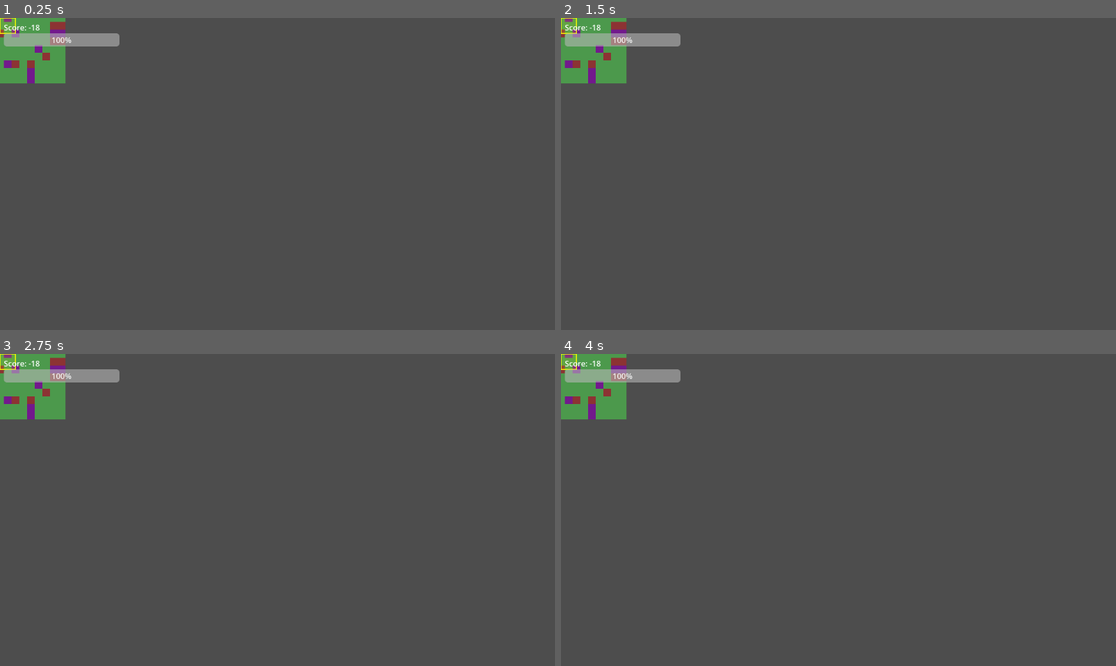
Above: before the commit, frames 1-4 (two rows, left to right).
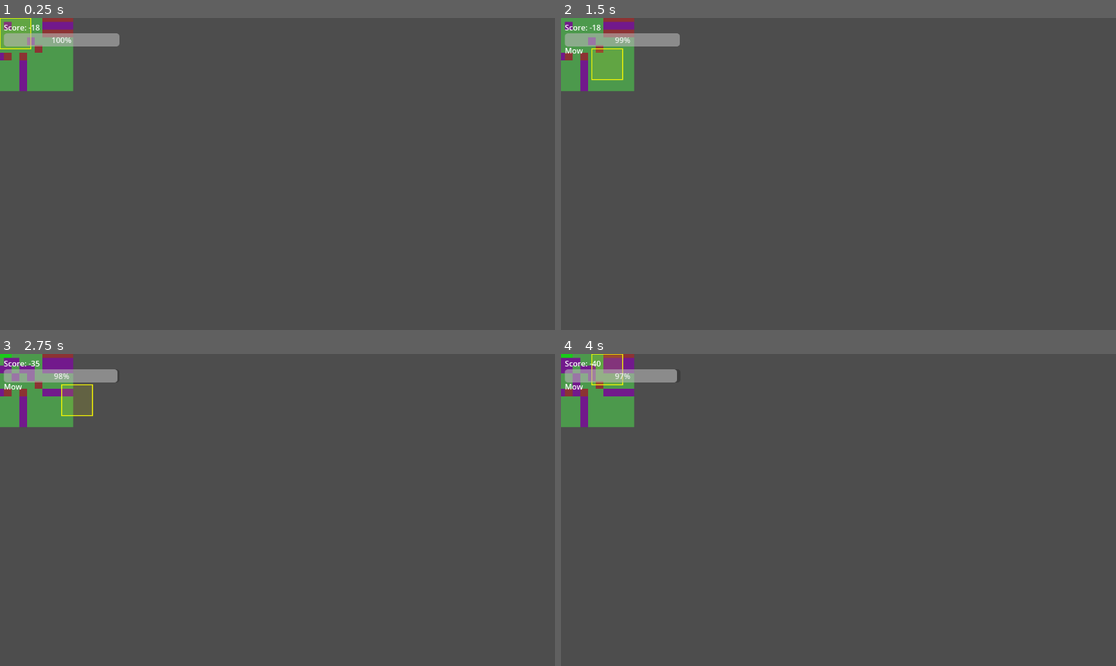
Above: after the commit, the same moments.

Repository: mcelroyian/lawndemonium
Game: Godot game, scene res://scenes/Main.tscn
Same seed, same stepped clock (60 frames per second), same inputs: the game is played once before the commit and once after it.
Inputs:
- Up to frame 1 (0.25 s): no input
- Up to frame 2 (1.5 s): tap Enter at 0.5 s; hold D (move_right, bound only after the commit) 0.53-1.28 s; hold Space (action, bound only after the commit) 0.53-1.28 s; tap Tab (toggle_action, bound only after the commit) at 0.8, 1.35 s; hold S (move_down, bound only after the commit) from 1.28 s (still down)
- Up to frame 3 (2.75 s): tap Space (action, bound only after the commit) at 1.55 s; tap Enter at 2 s; release S (move_down, bound only after the commit) at 2.03 s; hold D (move_right, bound only after the commit) from 2.03 s (still down); hold Space (action, bound only after the commit) from 2.03 s (still down); tap Tab (toggle_action, bound only after the commit) at 2.3 s
- Up to frame 4 (4 s): release D (move_right, bound only after the commit) at 2.78 s; release Space (action, bound only after the commit) at 2.78 s; hold W (move_up, bound only after the commit) 2.78-3.53 s; tap Tab (toggle_action, bound only after the commit) at 2.85, 3.8 s; tap Space (action, bound only after the commit) at 3.05 s; tap Enter at 3.5 s; hold A (move_left, bound only after the commit) from 3.53 s (still down); hold Space (action, bound only after the commit) from 3.53 s (still down)

The runs differ from the first frame. In frame 1, 1.5% of the frame differs, in the area x 0-14%, y 0-24%; in frame 2, 1.6%; in frame 3, 1.8%; in frame 4, 1.9%, in the area x 0-22%, y 0-24%.

Commit message:
Add project documentation and implement input mapping for player actions

Diff:
--- a/scripts/Board.gd
+++ b/scripts/Board.gd
@@ -4,7 +4,7 @@
 signal score_changed(score: int)
 
 const GRID_SIZE: Vector2i = Vector2i(8, 8)
-const TILE: int = 32
+const TILE: int = 64
 
 const BAD := 0
 const OK := 1
--- a/scripts/Main.gd
+++ b/scripts/Main.gd
@@ -11,12 +11,16 @@
 var game_over: bool = false
 
 func _ready() -> void:
+	_ensure_input_map()
 	if player.has_signal("performed_action"):
 		player.connect("performed_action", Callable(self, "_on_player_action"))
 	if board.has_signal("score_changed"):
 		board.connect("score_changed", Callable(self, "_on_score_changed"))
 	if ui.has_signal("restart_pressed"):
 		ui.connect("restart_pressed", Callable(self, "_on_restart"))
+	# Ensure player uses Board's grid/tile sizes
+	if player.has_method("configure"):
+		player.configure(board.GRID_SIZE, board.TILE)
 	reset_game()
 
 func reset_game() -> void:
@@ -73,3 +77,29 @@
 
 func _on_restart() -> void:
 	reset_game()
+
+# --- Input Map helpers ---
+
+func _ensure_input_map() -> void:
+	_ensure_action("move_up", [KEY_W, KEY_UP])
+	_ensure_action("move_down", [KEY_S, KEY_DOWN])
+	_ensure_action("move_left", [KEY_A, KEY_LEFT])
+	_ensure_action("move_right", [KEY_D, KEY_RIGHT])
+	_ensure_action("action", [KEY_SPACE])
+	_ensure_action("toggle_action", [KEY_TAB])
+
+func _ensure_action(action_name: String, keys: Array) -> void:
+	if not InputMap.has_action(action_name):
+		InputMap.add_action(action_name)
+	# Add keys if not present
+	var existing := InputMap.action_get_events(action_name)
+	for key in keys:
+		var already := false
+		for ev in existing:
+			if ev is InputEventKey and ev.physical_keycode == key:
+				already = true
+				break
+		if not already:
+			var e := InputEventKey.new()
+			e.physical_keycode = key
+			InputMap.action_add_event(action_name, e)
--- a/scripts/Player.gd
+++ b/scripts/Player.gd
@@ -41,3 +41,9 @@
     var rect := Rect2(Vector2.ZERO, size)
     draw_rect(rect, Color(1, 1, 0, 0.12), true)
     draw_rect(rect, Color(1, 1, 0, 0.9), false, 2.0)
+
+func configure(grid: Vector2i, tile_size: int) -> void:
+    grid_size = grid
+    tile = tile_size
+    _sync_position()
+    queue_redraw()
Not shown, added: projectDocs.md
